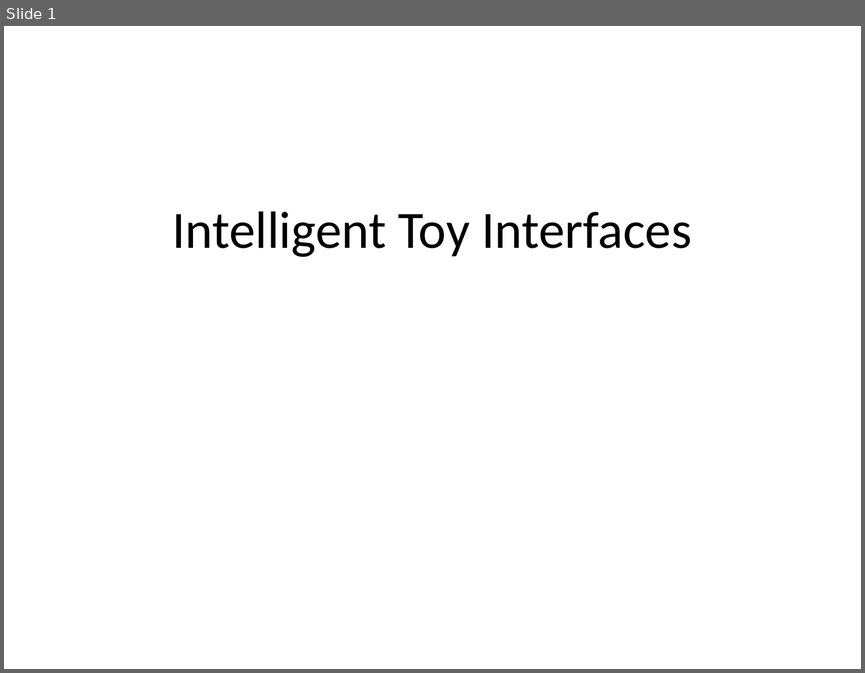
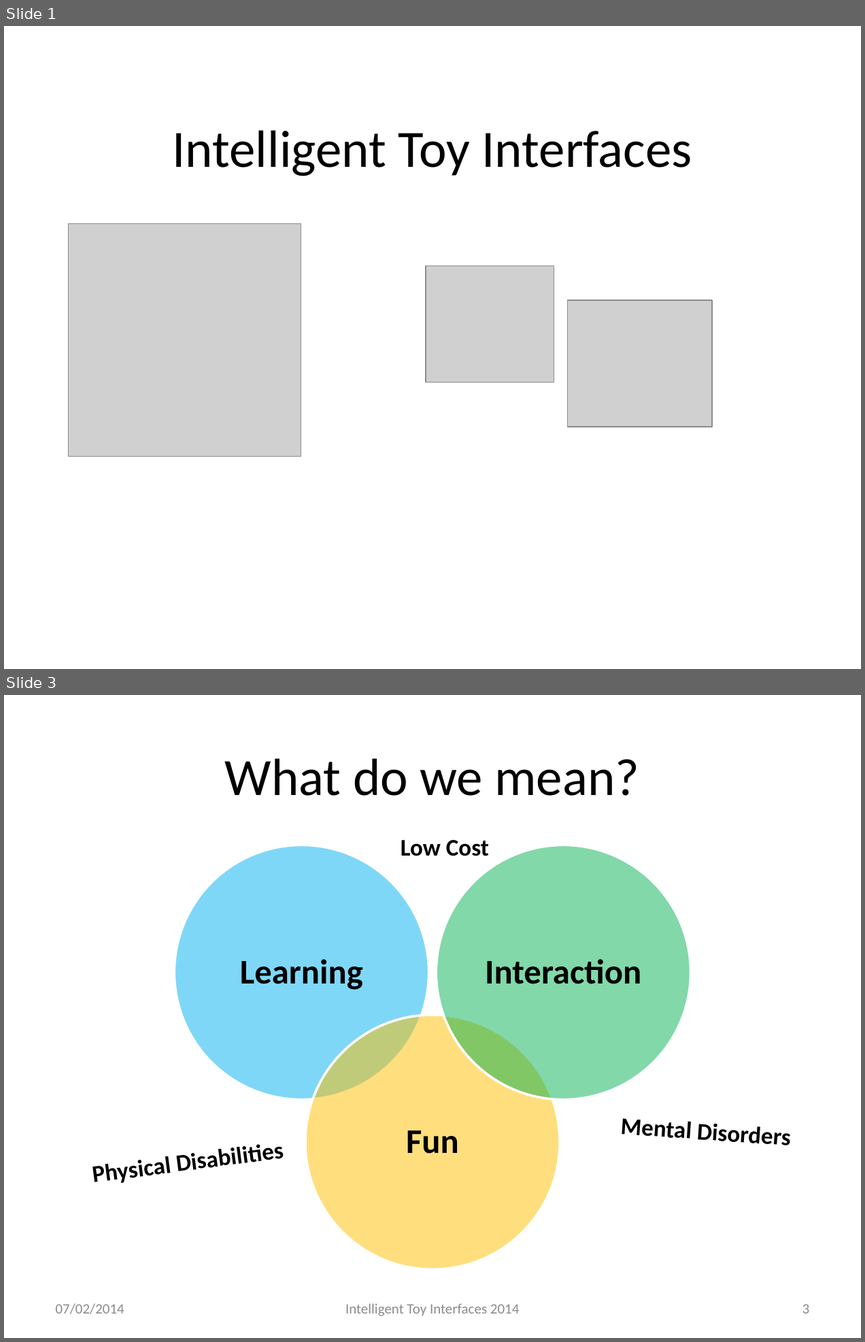
Before and after one commit to AlexJaeger/presfyp, a slide deck: Presentation.pptx. Shown one above the other, each under a label of ours: slide 1 before the commit, slides 1 and 3 after it; the slides between them are not shown. The pictures are 865x673 and 865x1342 pixels, drawn with LibreOffice and Linux fonts; fonts in the diff are those of the drawing; grey boxes stand for pictures; background and template pictures are left out. Boxes give left, top, right and bottom in pixels: in the first picture for what was removed or moved away, otherwise in the second. Text is boxed around its words. In the diff, an @@ line names an element or a change of style, - is before the commit and + after.

```diff
--- a/Presentation.pptx
+++ b/Presentation.pptx
@@ slide 3 added at box(4, 695, 861, 1338), background #FFFFFF @@
@@ title added at box(225, 758, 640, 796), 44 pt, text #000000 @@
+What do we mean?
@@ text added at box(400, 840, 489, 856), 20 pt, text #000000, bold @@
+Low Cost
@@ group added at box(175, 845, 690, 1269): 3 ellipses, 3 texts @@
+Learning
+Fun
+Interaction
@@ text added at box(620, 1118, 790, 1145), 20 pt, text #000000, bold @@
+Mental Disorders
@@ text added at box(82, 1127, 298, 1193), 20 pt, text #000000, bold @@
+Physical Disabilities
@@ text added at box(56, 1303, 124, 1314), 12 pt, text #8C8C8C @@
+07/02/2014
@@ text added at box(345, 1303, 519, 1316), 12 pt, text #8C8C8C @@
+Intelligent Toy Interfaces 2014
@@ page number added at box(802, 1304, 810, 1313), 12 pt, text #8C8C8C @@
+3
@@ slide 1 changed as well @@
@@ title "Intelligent Toy Interfaces": place and size @@
-title "Intelligent Toy Interfaces" at box(172, 211, 691, 257)
+title "Intelligent Toy Interfaces" at box(172, 130, 692, 176)
@@ picture added at box(68, 224, 301, 457) @@
@@ picture added at box(426, 266, 553, 382) @@
@@ picture added at box(567, 300, 712, 427) @@
```
Also in this commit, not shown: 1 other slide changed, 5 other slides added, 4 other files.
